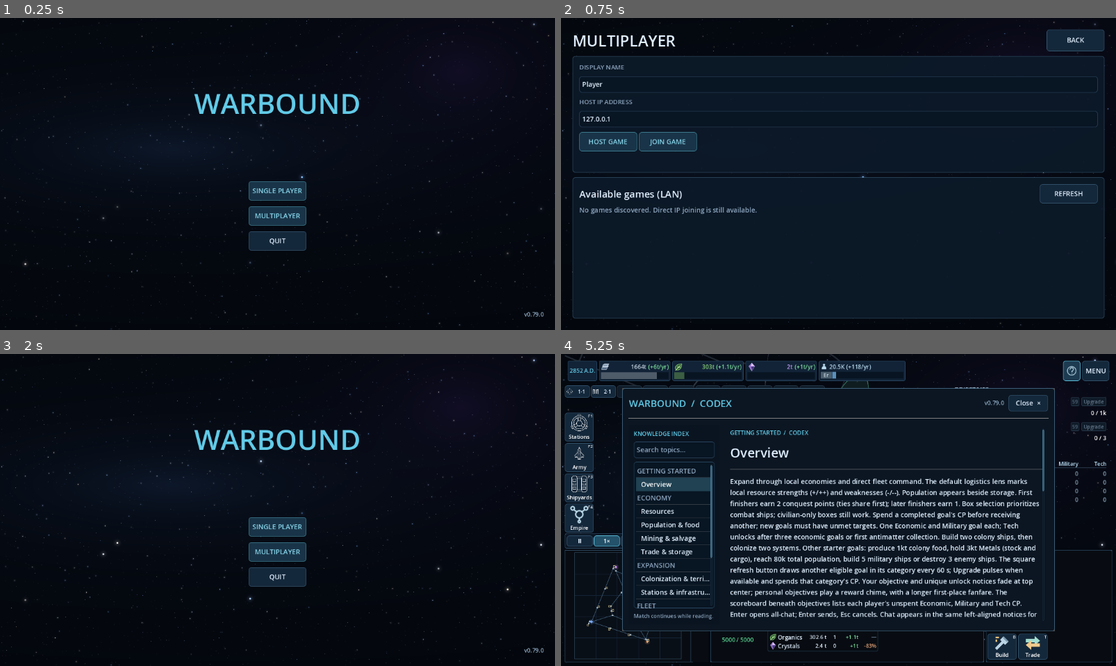
Above: before the commit, frames 1-4 (two rows, left to right).
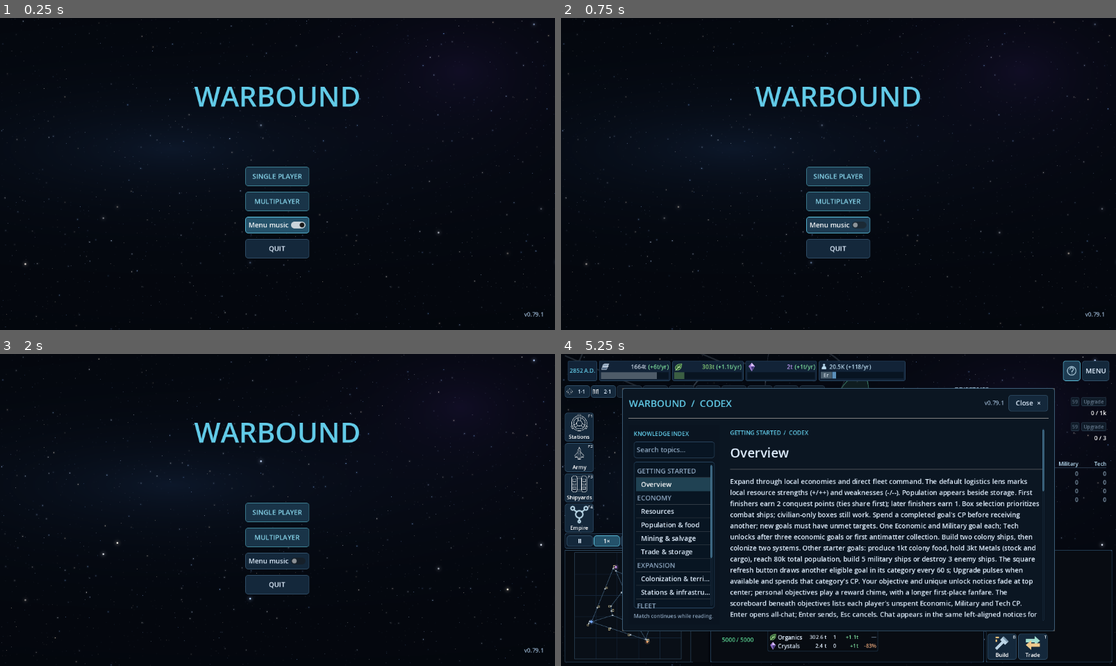
Above: after the commit, the same moments.

Repository: Allumnium/krangblade
Game: Godot game, scene res://scenes/main.tscn
The game is run twice, just before and just after one commit, with the same random seed, the same clock (stepped at 60 frames per second) and the same inputs.
Inputs (mouse positions are in pixels of both pictures, inside the frame that each line leads up to):
- Up to frame 1 (0.25 s): no input
- Up to frame 2 (0.75 s): click (838, 223) at 0.5 s, where only the run after the commit has a clickable "Menu music"
- Up to frame 3 (2 s): click (516, 375) at 1.25 s, where only the run before the commit has a clickable "BACK"
- Up to frame 4 (5.25 s): click "SINGLE PLAYER" at 2 s; click "START MATCH" at 2.75 s; click "↻" at 3.5 s; click "↻" at 4.25 s; click (1071, 369) at 5 s

The runs differ from the first frame. In frame 1, 3.8% of the frame differs, in the area x 34-98%, y 21-96%; in frame 2, 9.9%, in the area x 2-98%, y 3-97%; in frame 3, 3.6%; in frame 4, less than 0.1%.

Commit message:
v0.79.1: Fix menu music audibility and expose mute control

Diff:
--- a/project.godot
+++ b/project.godot
@@ -3,7 +3,7 @@
 
 [application]
 config/name="Warbound"
-config/version="0.79.0"
+config/version="0.79.1"
 run/main_scene="res://scenes/main.tscn"
 config/features=PackedStringArray("4.7", "GL Compatibility")
 config/description="A multiplayer territory-control RTS prototype."
--- a/scripts/codex.gd
+++ b/scripts/codex.gd
@@ -279,7 +279,7 @@
 	_label(text, description)
 
 func _overview() -> void:
-	_body("Expand through local economies and direct fleet comm …(1240 unchanged characters)… ; the menu has an original ambient score; nearby combat is louder, distant battl …(1354 unchanged characters)…
+	_body("Expand through local economies and direct fleet comm …(1240 unchanged characters)… ; the menu has an original ambient score and music toggle; nearby combat is louder, distant battl …(1354 unchanged characters)…
 	_section("The strategic loop")
 	_flow(["Extract resources", "Build & recruit", "Expand", "Defend supply"])
 	_body("Start with 3 Harvesters, 2 fighters and 1 freighter. Select a unit or station to issue orders.")
--- a/scripts/main.gd
+++ b/scripts/main.gd
@@ -82,8 +82,8 @@
 	network.connect("chat_changed", _refresh_chat)
 	network.connect("status_changed", _refresh_status)
 	network.connect("lobbies_changed", _refresh_browser)
+	_start_menu_music()
 	_on_phase_changed()
-	_start_menu_music.call_deferred()
 
 func _start_menu_music() -> void:
 	if not is_inside_tree() or is_instance_valid(menu_music):
@@ -98,9 +98,9 @@
 	AudioServer.set_bus_volume_db(bus, linear_to_db(maxf(0.0001, clampf(float(config.get_value("audio", "music", 100.0)), 0.0, 100.0) / 100.0)))
 	AudioServer.set_bus_mute(bus, bool(config.get_value("audio", "music_muted", false)))
 	menu_music = AudioStreamPlayer.new()
+	add_child(menu_music)
 	menu_music.bus = "Music"
-	menu_music.volume_db = -12.0
-	add_child(menu_music)
+	menu_music.volume_db = -3.0
 	menu_music.stream = _menu_score()
 	menu_music.play()
 
@@ -116,6 +116,7 @@
 	var count: int = int(RATE * BEAT * 64.0)
 	var pcm := PackedByteArray()
 	pcm.resize(count * 4)
+	var peak: int = 1
 	for i in range(count):
 		var t: float = float(i) / RATE
 		var beat: float = t / BEAT
@@ -137,15 +138,23 @@
 		var melody_hz: float = 440.0 * pow(2.0, (float(chords[chord_index][[0, 2, 1, 3, 2, 1, 3, 1][step % 8]]) + 24.0 - 69.0) / 12.0)
 		var bell: float = (sin(TAU * melody_hz * age) + 0.25 * sin(TAU * melody_hz * 2.01 * age)) * exp(-10.0 * age) * minf(1.0, age / 0.012) * minf(1.0, (BEAT * 0.5 - age) / 0.025) * 0.075
 		var edge: float = minf(1.0, t / 0.25) * minf(1.0, (float(count - i) / RATE) / 0.25)
-		pcm.encode_s16(i * 4, roundi(clampf((left + bass + bell * 0.75) * edge, -1.0, 1.0) * 30000.0))
-		pcm.encode_s16(i * 4 + 2, roundi(clampf((right + bass + bell) * edge, -1.0, 1.0) * 30000.0))
+		var sample_l: int = roundi(clampf((left + bass + bell * 0.75) * edge, -1.0, 1.0) * 30000.0)
+		var sample_r: int = roundi(clampf((right + bass + bell) * edge, -1.0, 1.0) * 30000.0)
+		peak = maxi(peak, maxi(absi(sample_l), absi(sample_r)))
+		pcm.encode_s16(i * 4, sample_l)
+		pcm.encode_s16(i * 4 + 2, sample_r)
+	# Normalize once, leaving headroom; otherwise the quiet pad mix is barely audible.
+	var gain: float = 28000.0 / float(peak)
+	for offset in range(0, pcm.size(), 2):
+		pcm.encode_s16(offset, roundi(float(pcm.decode_s16(offset)) * gain))
 	var wav := AudioStreamWAV.new()
 	wav.format = AudioStreamWAV.FORMAT_16_BITS
 	wav.mix_rate = RATE
 	wav.stereo = true
 	wav.data = pcm
+	wav.loop_begin = 0
+	wav.loop_end = count
 	wav.loop_mode = AudioStreamWAV.LOOP_FORWARD
-	wav.loop_end = count
 	cached_menu_score = wav
 	return wav
 
@@ -222,12 +231,33 @@
 	center.add_child(actions)
 	actions.add_child(_button("SINGLE PLAYER", _show_solo_setup))
 	actions.add_child(_button("MULTIPLAYER", _show_multiplayer))
+	var music_toggle := CheckButton.new()
+	music_toggle.text = "Menu music"
+	var bus: int = AudioServer.get_bus_index("Music")
+	music_toggle.button_pressed = bus >= 0 and not AudioServer.is_bus_mute(bus) and AudioServer.get_bus_volume_db(bus) > -79.0
+	music_toggle.toggled.connect(_set_menu_music_enabled)
+	actions.add_child(music_toggle)
 	actions.add_child(_button("QUIT", func() -> void: get_tree().quit()))
 	col.add_spacer(false)
 	var version_label := _text("v%s" % str(ProjectSettings.get_setting("application/config/version")), 12, MUTED)
 	version_label.name = "GameVersion"
 	version_label.horizontal_alignment = HORIZONTAL_ALIGNMENT_RIGHT
 	col.add_child(version_label)
+
+func _set_menu_music_enabled(enabled: bool) -> void:
+	var bus: int = AudioServer.get_bus_index("Music")
+	if bus < 0:
+		return
+	var config := ConfigFile.new()
+	config.load("user://warbound_settings.cfg")
+	if enabled and float(config.get_value("audio", "music", 100.0)) <= 0.0:
+		config.set_value("audio", "music", 100.0)
+		AudioServer.set_bus_volume_db(bus, 0.0)
+	AudioServer.set_bus_mute(bus, not enabled)
+	config.set_value("audio", "music_muted", not enabled)
+	config.save("user://warbound_settings.cfg")
+	if enabled and is_instance_valid(menu_music) and not menu_music.playing:
+		menu_music.play()
 
 func _setup_header(col: VBoxContainer, title_text: String) -> void:
 	var header := HBoxContainer.new()
Not shown, changed: AGENTS.md
Not shown, changed: THOUGHTS.md
Not shown, changed: TODO.md
